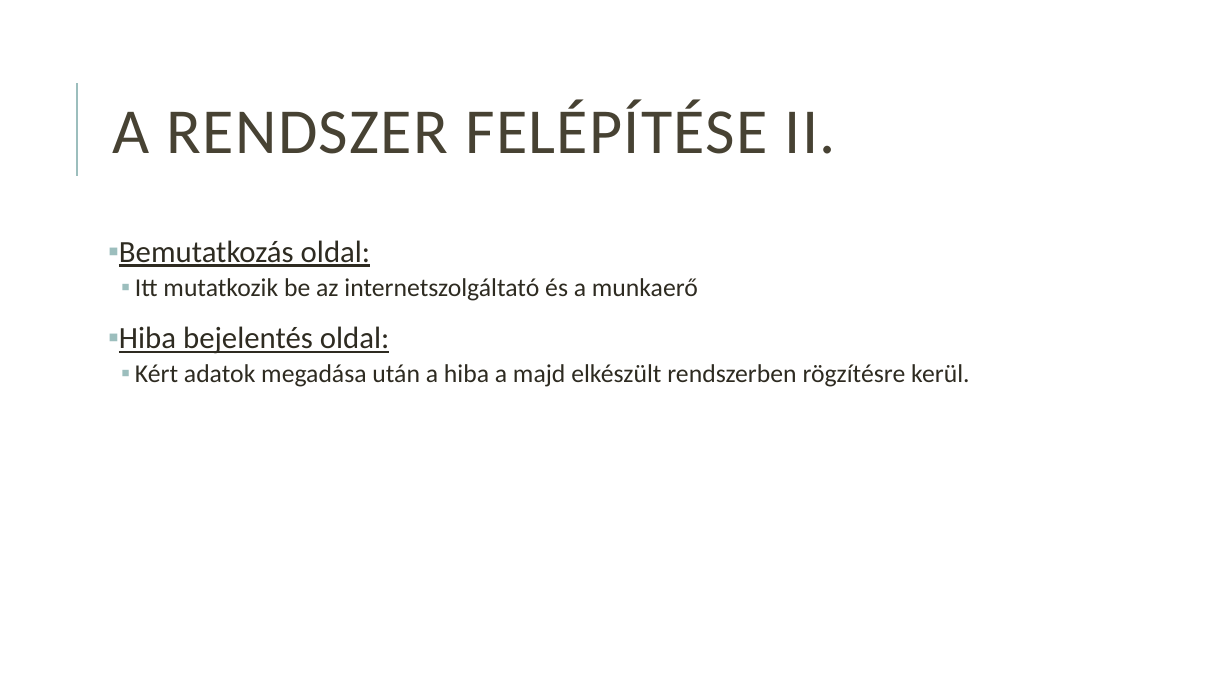
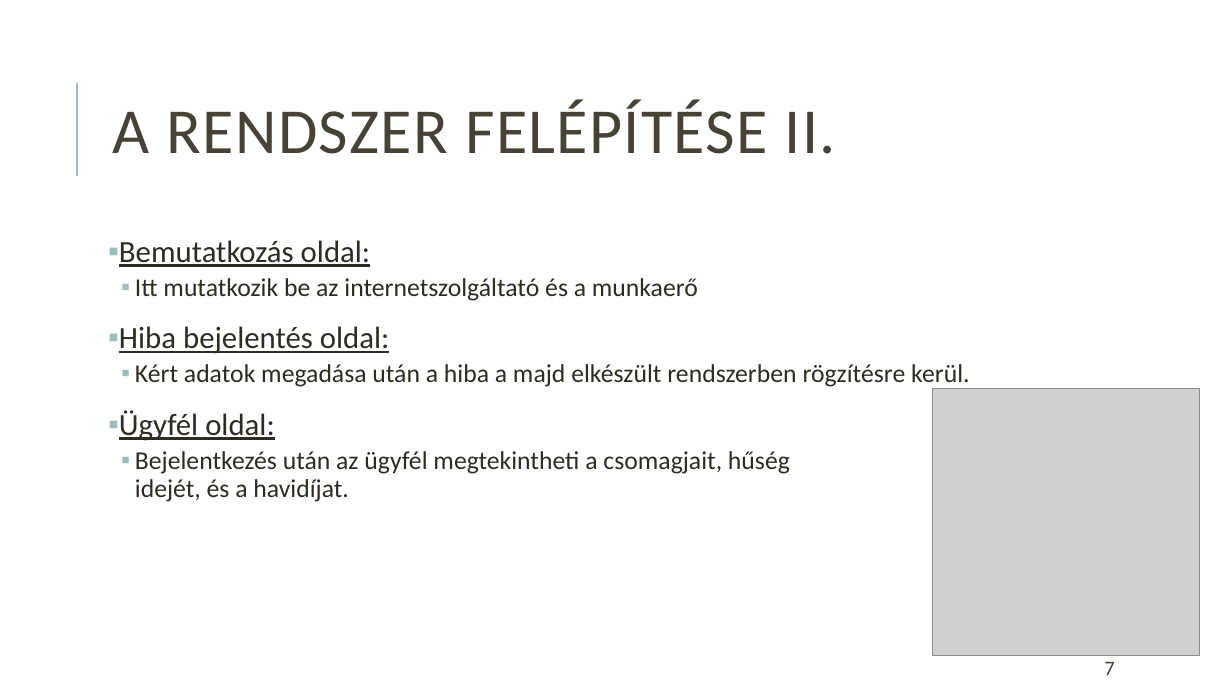
Before and after one commit to HegyiBazsi/Project-LAB-or-DIE, a slide deck: slide 7 of Projektlabor_bemutato.pptx. Drawn at 1232x693 pixels with LibreOffice and Linux fonts; fonts in the diff are those of the drawing; grey boxes stand for pictures. Boxes give left, top, right and bottom in pixels: in the first picture for what was removed or moved away, otherwise in the second. Text is boxed around its words. In the diff, an @@ line names an element or a change of style, - is before the commit and + after.

```diff
--- a/Projektlabor_bemutato.pptx
+++ b/Projektlabor_bemutato.pptx
@@ picture added at box(933, 388, 1201, 655) @@
@@ text at box(119, 410, 790, 502): paragraphs added @@
+▪ Ügyfél oldal:
+  ▪ Bejelentkezés után az ügyfél megtekintheti a csomagjait, hűség
+    idejét, és a havidíjat.
@@ page number added at box(1104, 662, 1114, 675), 16 pt, text #474233 @@
+7
```
Also in this commit, not shown: 7 other slides changed, 1 slide added, 1 slide removed, 1 other file.
